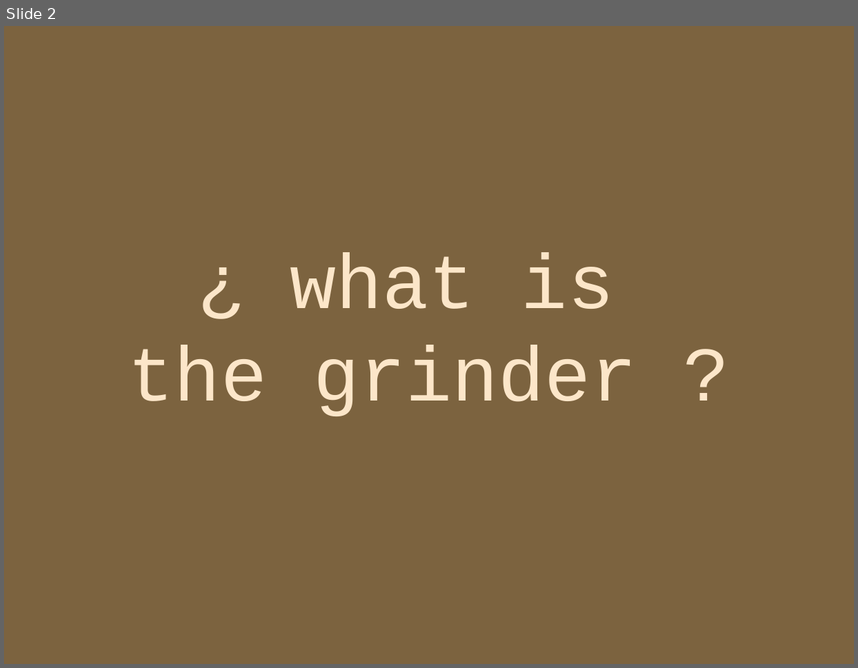
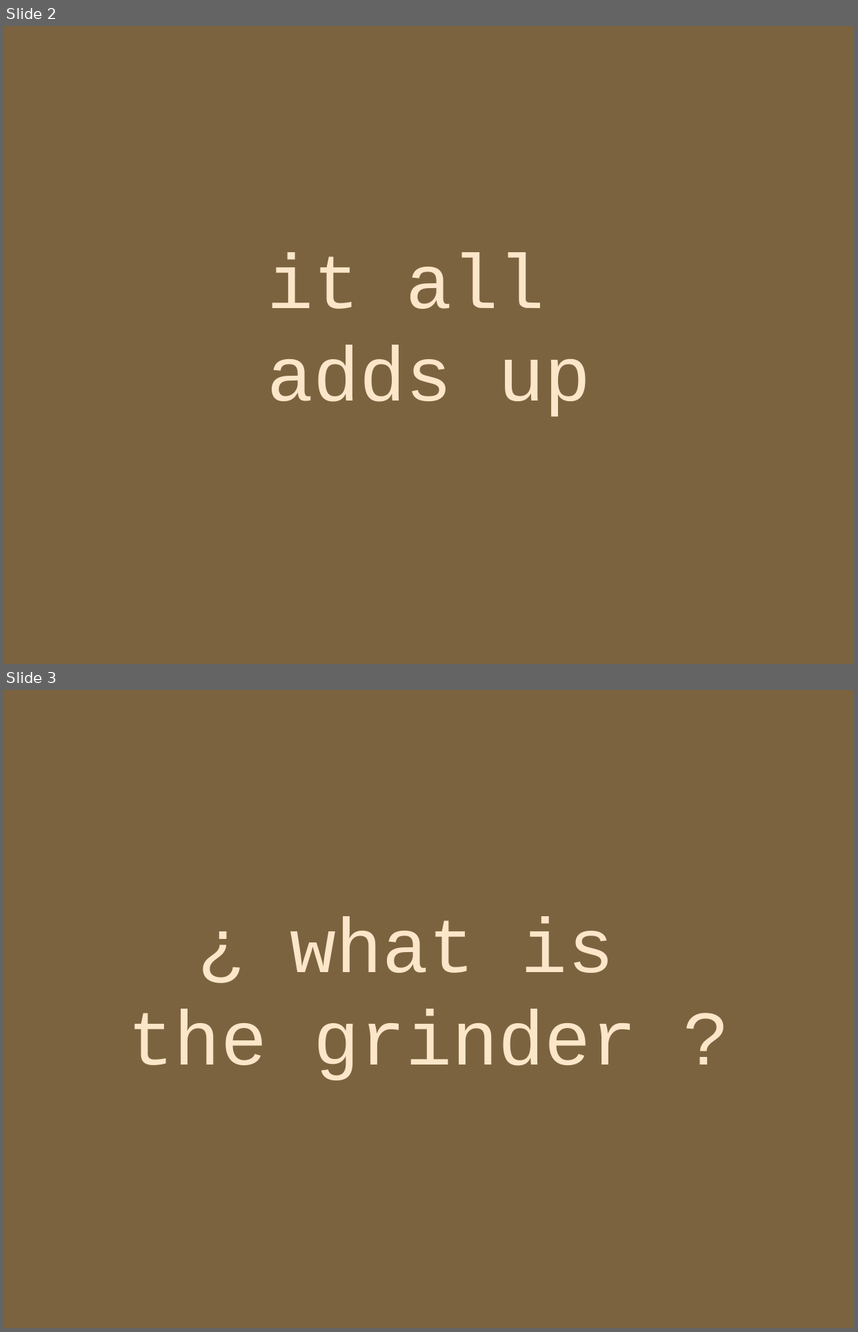
Before and after one commit to locopati/load-testing-with-clojure, a slide deck: load_testing.odp. Shown one above the other, each under a label of ours: slide 2 before the commit, slides 2 and 3 after it. The pictures are 858x668 and 858x1332 pixels, drawn with LibreOffice and Linux fonts; fonts in the diff are those of the drawing. Boxes give left, top, right and bottom in pixels: in the first picture for what was removed or moved away, otherwise in the second. Text is boxed around its words. In the diff, an @@ line names an element or a change of style, - is before the commit and + after.

```diff
--- a/load_testing.odp
+++ b/load_testing.odp
@@ slide 2 added at <box>4,26,854,664</box>, background #7C633F @@
@@ subtitle added at <box>267,252,590,417</box>, 72 pt, text #FCE6C9 @@
+it all
+adds up
@@ what was slide 2 is now slide 3 @@
```
Also in this commit, not shown: 1 slide changed, 3 slides removed.
